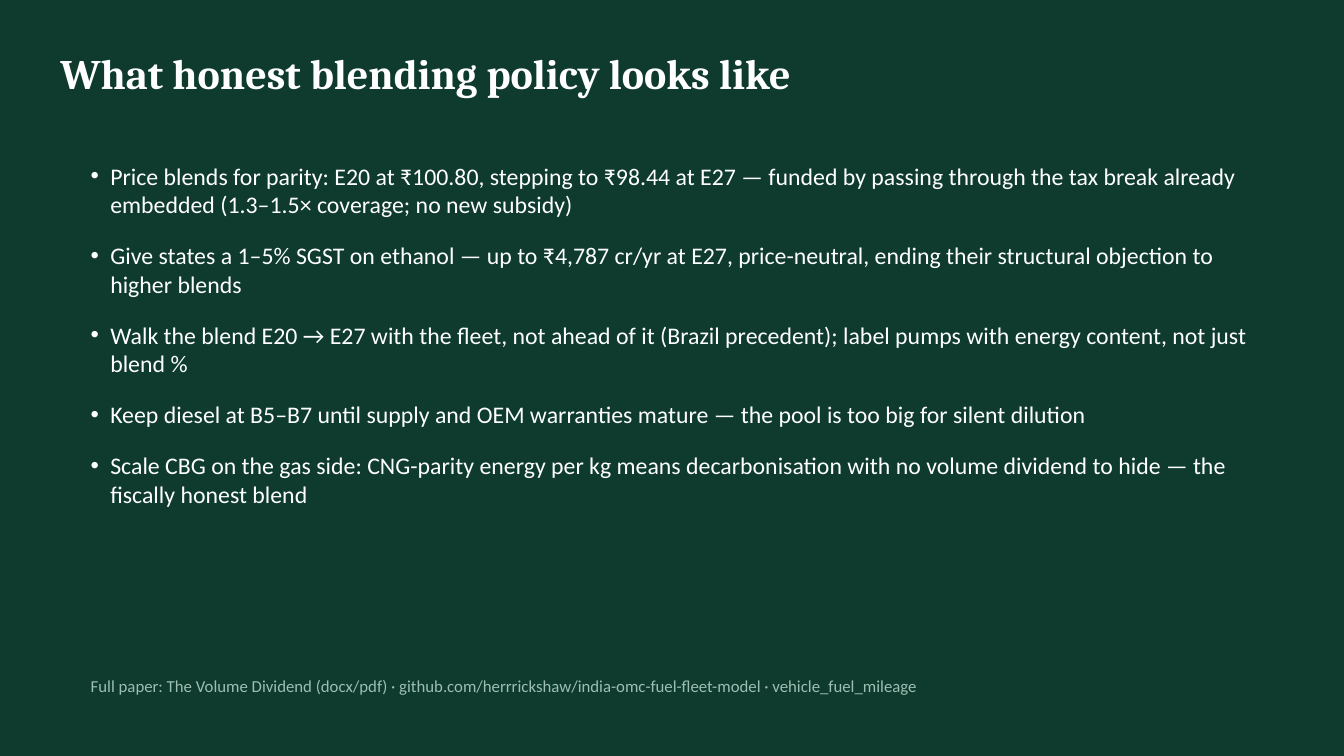
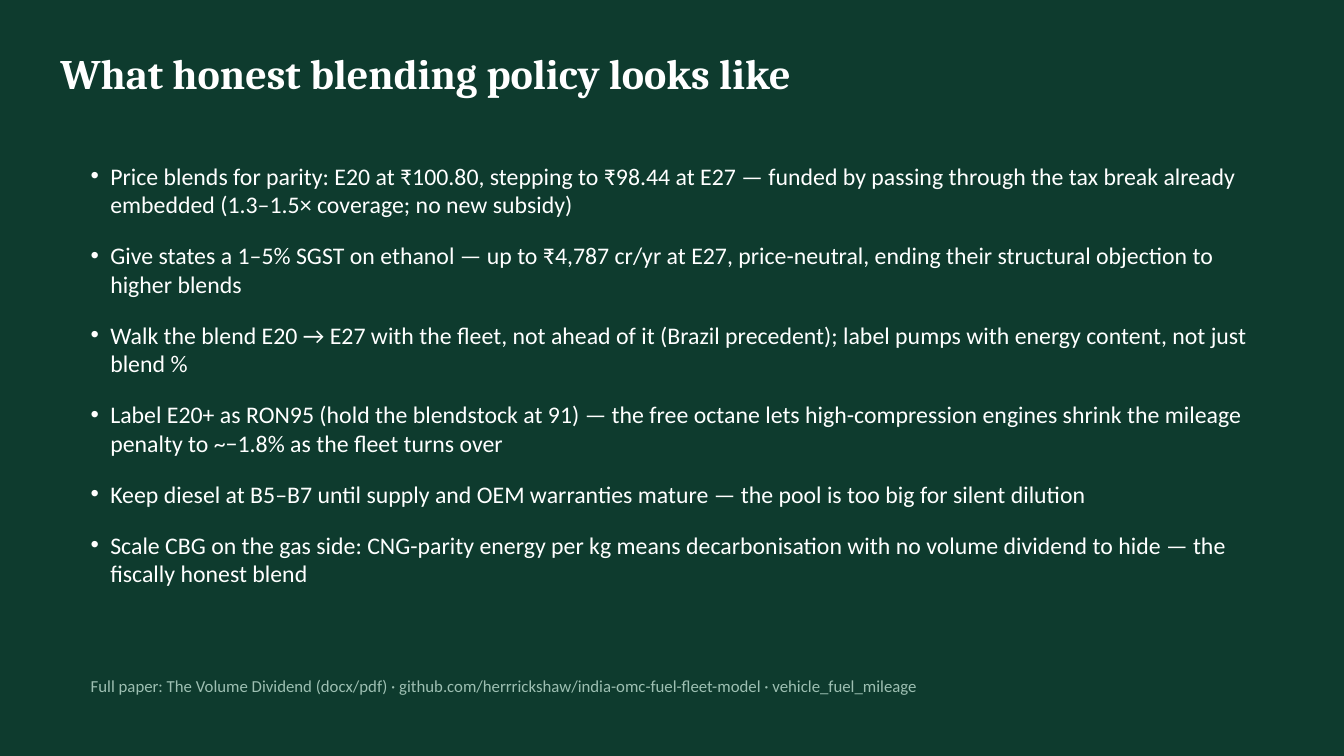
Before and after one commit to herrrickshaw/india-omc-fuel-fleet-model, a slide deck: slide 12 of docs/Volume_Dividend_Slides.pptx (slide 10 before the commit). Drawn at 1344x756 pixels with LibreOffice and Linux fonts; fonts in the diff are those of the drawing. Boxes give left, top, right and bottom in pixels: in the first picture for what was removed or moved away, otherwise in the second. Text is boxed around its words. In the diff, an @@ line names an element or a change of style, - is before the commit and + after.

```diff
--- a/docs/Volume_Dividend_Slides.pptx
+++ b/docs/Volume_Dividend_Slides.pptx
@@ text at box(110, 406, 1241, 456): paragraph added @@
+• Label E20+ as RON95 (hold the blendstock at 91) — the free octane lets high-compression engines shrink the mileage penalty to ~−1.8% as the fleet turns over
```
Also in this commit, not shown: 2 slides added, 4 other files.
